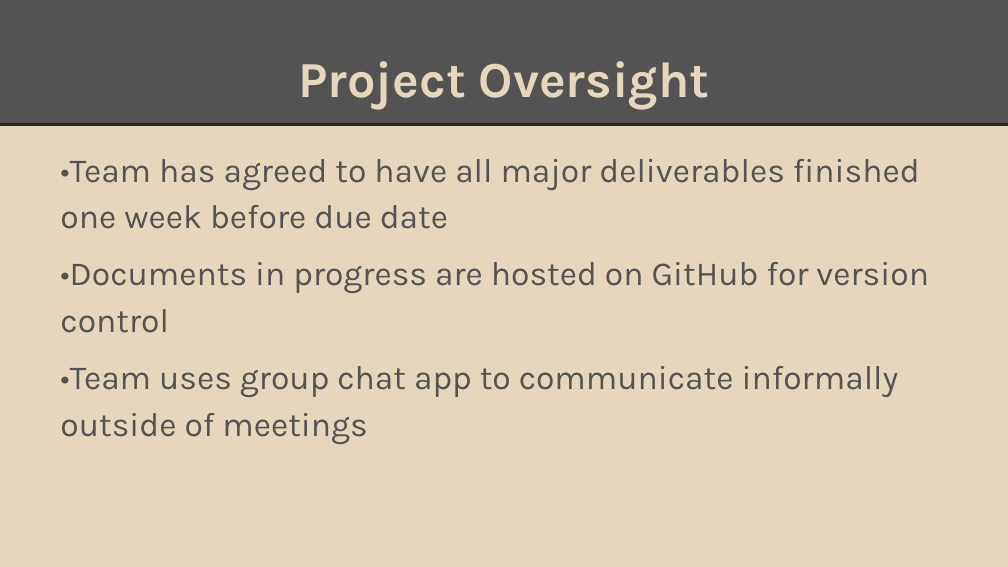
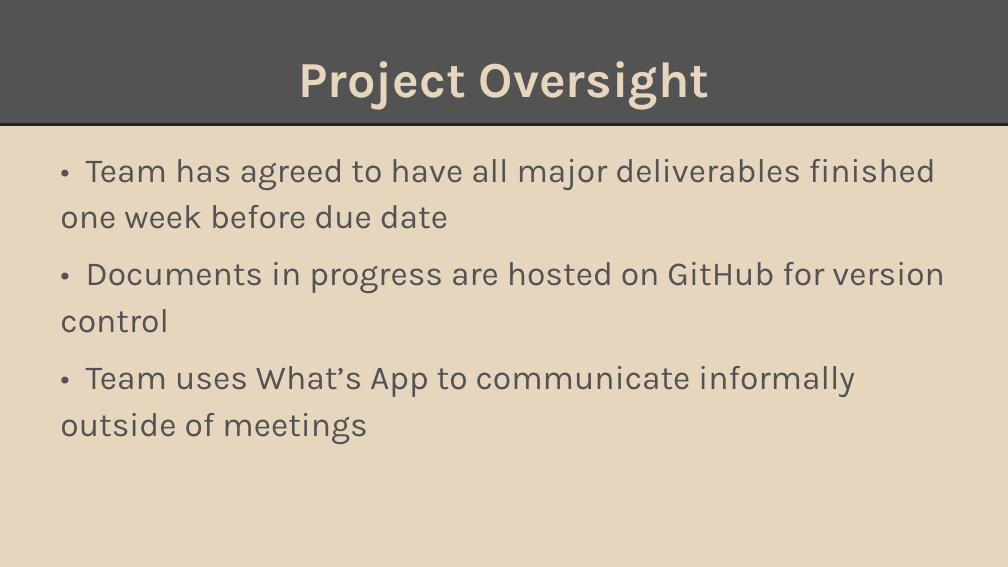
Before and after one commit to Sinmara/Senior-Design, a slide deck: slide 10 of Presentations/Project Charter Presentation.pptx (slide 11 before the commit). Drawn at 1008x567 pixels with LibreOffice and Linux fonts; fonts in the diff are those of the drawing. Boxes give left, top, right and bottom in pixels: in the first picture for what was removed or moved away, otherwise in the second. Text is boxed around its words. In the diff, an @@ line names an element or a change of style, - is before the commit and + after.

```diff
--- a/Presentations/Project Charter Presentation.pptx
+++ b/Presentations/Project Charter Presentation.pptx
@@ text at box(60, 159, 945, 444): text changed @@
-•Team has agreed to have all major deliverables finished one week before due date
-•Documents in progress are hosted on GitHub for version control
-•Team uses group chat app to communicate informally outside of meetings
+• Team has agreed to have all major deliverables finished one week before due date
+• Documents in progress are hosted on GitHub for version control
+• Team uses What’s App to communicate informally outside of meetings
```
Also in this commit, not shown: 9 other slides changed, 5 slides added, 6 slides removed.
